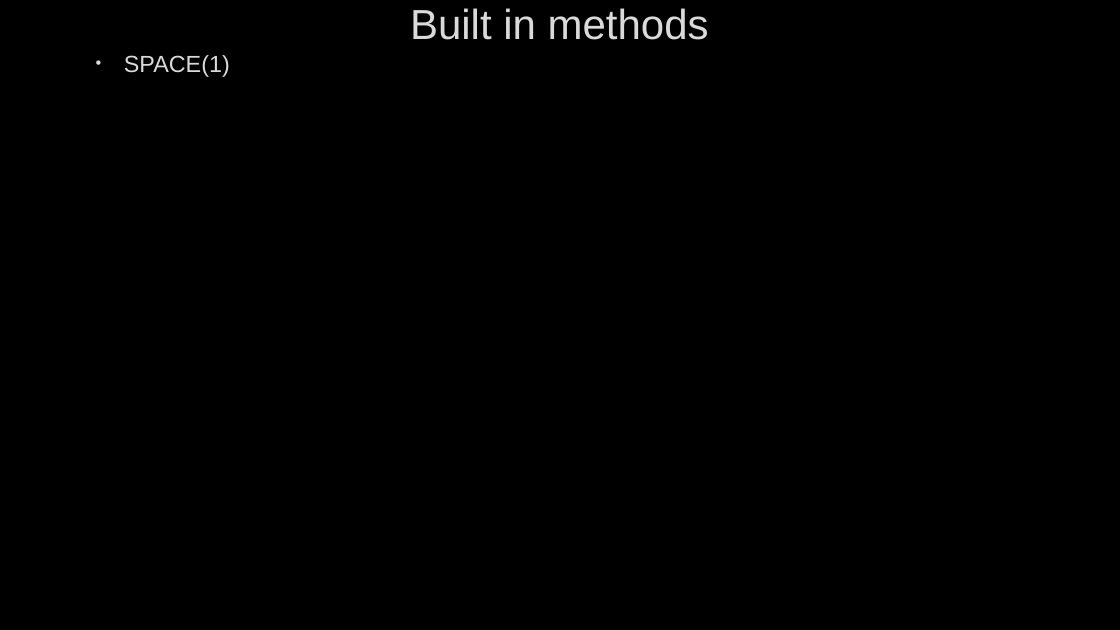
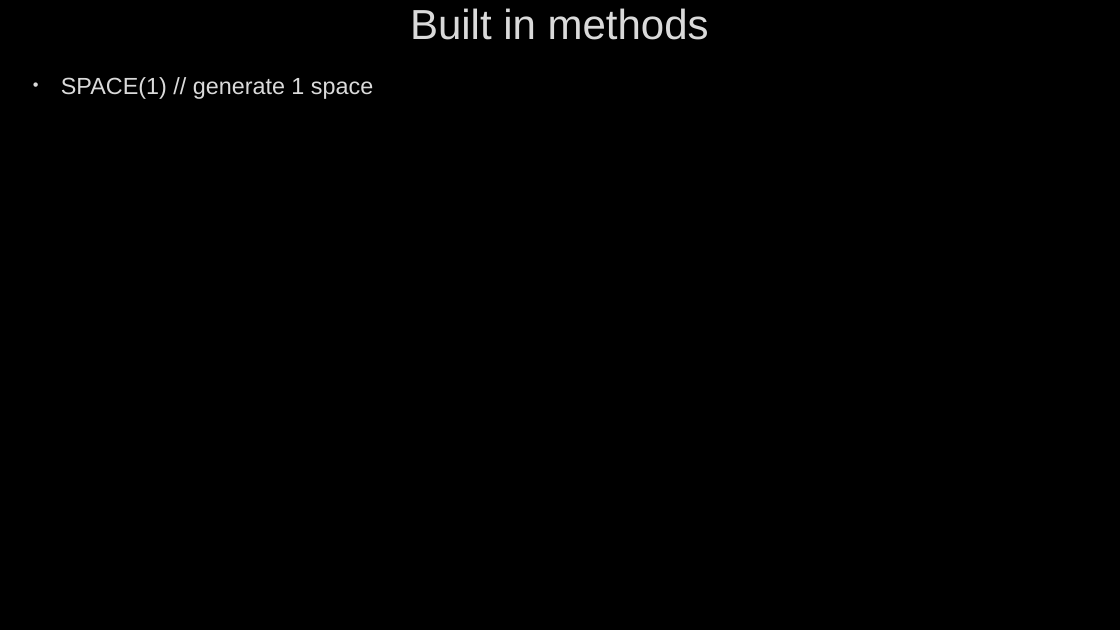
Before and after one commit to AhmedMohamedSamir1/Summary, a slide deck: slide 6 of Dot Net/NEW.pptx. Drawn at 1120x630 pixels with LibreOffice and Linux fonts; fonts in the diff are those of the drawing; background and template pictures are left out. Boxes give left, top, right and bottom in pixels: in the first picture for what was removed or moved away, otherwise in the second. Text is boxed around its words. In the diff, an @@ line names an element or a change of style, - is before the commit and + after.

```diff
--- a/Dot Net/NEW.pptx
+++ b/Dot Net/NEW.pptx
@@ text at (61, 77, 373, 99): text changed @@
-• SPACE(1)
+• SPACE(1) // generate 1 space
```
Also in this commit, not shown: 1 slide added, 1 other file.
